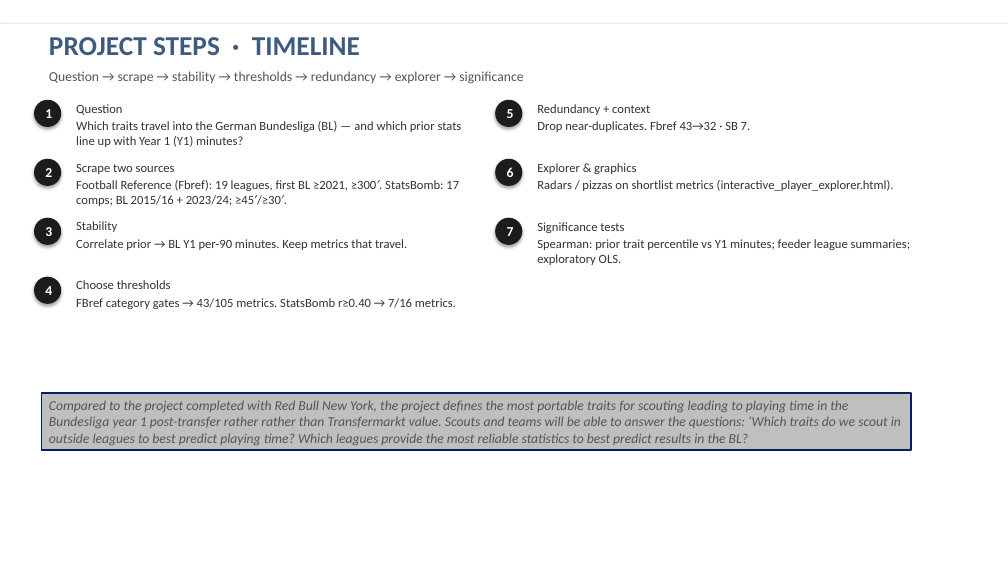
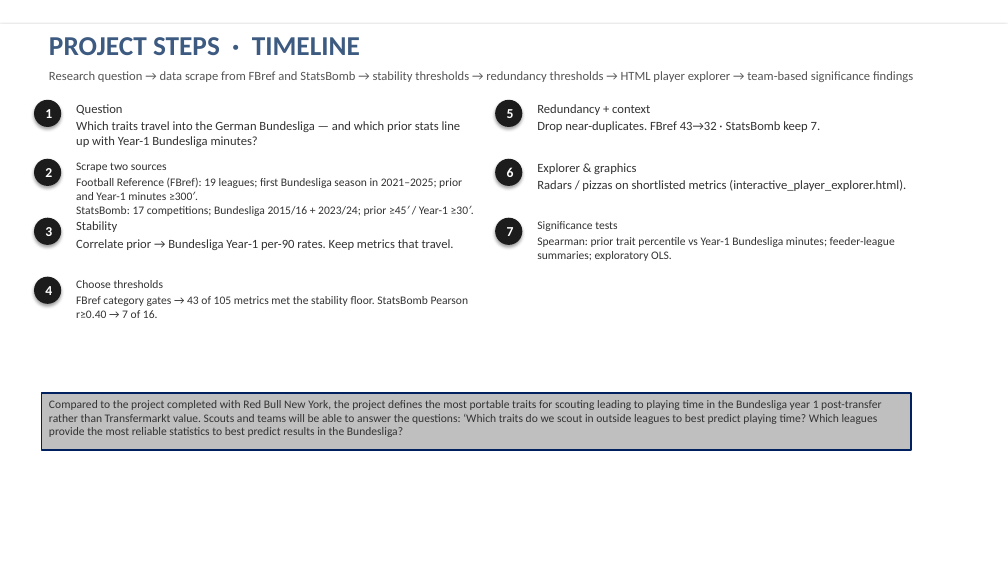
Before and after one commit to colbymorris08/bundesliga-transfer-traits, a slide deck: slide 2 of bundesliga_transfer_traits.pptx. Drawn at 1008x567 pixels with LibreOffice and Linux fonts; fonts in the diff are those of the drawing. Boxes give left, top, right and bottom in pixels: in the first picture for what was removed or moved away, otherwise in the second. Text is boxed around its words. In the diff, an @@ line names an element or a change of style, - is before the commit and + after.

```diff
--- a/bundesliga_transfer_traits.pptx
+++ b/bundesliga_transfer_traits.pptx
@@ text at [49, 71, 913, 82]: text changed; size 13 to 12 pt @@
-Question → scrape → stability → thresholds → redundancy → explorer → significance
+Research question → data scrape from FBref and StatsBomb → stability thresholds → redundancy thresholds → HTML player explorer → team-based significance findings
@@ text at [76, 121, 461, 147]: text changed @@
-Which traits travel into the German Bundesliga (BL) — and which prior stats line up with Year 1 (Y1) minutes?
+Which traits travel into the German Bundesliga — and which prior stats line up with Year-1 Bundesliga minutes?
@@ text at [537, 121, 821, 132]: text changed @@
-Drop near-duplicates. Fbref 43→32 · SB 7.
+Drop near-duplicates. FBref 43→32 · StatsBomb keep 7.
@@ text at [76, 178, 468, 216]: text changed; size 12 to 11 pt @@
-Football Reference (Fbref): 19 leagues, first BL ≥2021, ≥300′. StatsBomb: 17 comps; BL 2015/16 + 2023/24; ≥45′/≥30′.
+Football Reference (FBref): 19 leagues; first Bundesliga season in 2021–2025; prior and Year-1 minutes ≥300′.
+StatsBomb: 17 competitions; Bundesliga 2015/16 + 2023/24; prior ≥45′ / Year-1 ≥30′.
@@ text at [76, 162, 167, 172]: size 12 to 11 pt in "Scrape two sources" @@
@@ text at [537, 180, 906, 191]: text changed @@
-Radars / pizzas on shortlist metrics (interactive_player_explorer.html).
+Radars / pizzas on shortlisted metrics (interactive_player_explorer.html).
@@ text at [76, 239, 454, 250]: text changed @@
-Correlate prior → BL Y1 per-90 minutes. Keep metrics that travel.
+Correlate prior → Bundesliga Year-1 per-90 rates. Keep metrics that travel.
@@ text at [537, 237, 895, 261]: text changed; size 12 to 11 pt @@
-Spearman: prior trait percentile vs Y1 minutes; feeder league summaries; exploratory OLS.
+Spearman: prior trait percentile vs Year-1 Bundesliga minutes; feeder-league summaries; exploratory OLS.
@@ text at [537, 221, 617, 231]: size 12 to 11 pt in "Significance tests" @@
@@ text at [76, 296, 469, 318]: text changed; size 12 to 11 pt @@
-FBref category gates → 43/105 metrics. StatsBomb r≥0.40 → 7/16 metrics.
+FBref category gates → 43 of 105 metrics met the stability floor. StatsBomb Pearson r≥0.40 → 7 of 16.
@@ text at [76, 280, 164, 288]: size 12 to 11 pt in "Choose thresholds" @@
@@ text in rectangle at [49, 400, 881, 437]: text changed; size 13 to 11 pt; text colour #555555 to #333333; italic off @@
-Compared to the project completed with Red Bull New York, the project defines the most portable traits for scouting leading to playing time in the Bundesliga year 1 post-transfer rather rather than Transfermarkt value. Scouts and teams will be able to answer the questions: ‘Which traits do we scout in outside leagues to best predict playing time? Which leagues provide the most reliable statistics to best predict results in the BL?
+Compared to the project completed with Red Bull New York, the project defines the most portable traits for scouting leading to playing time in the Bundesliga year 1 post-transfer rather than Transfermarkt value. Scouts and teams will be able to answer the questions: ‘Which traits do we scout in outside leagues to best predict playing time? Which leagues provide the most reliable statistics to best predict results in the Bundesliga?
```
Also in this commit, not shown: 15 other slides changed, 1 slide added, 2 other files.
